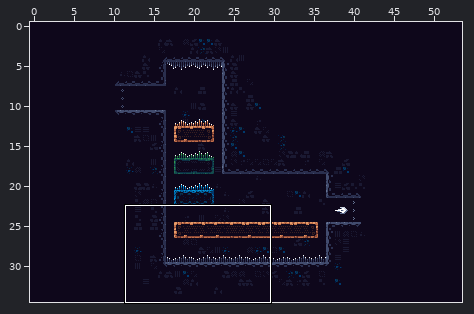
Level history. Tiled map: World/src/main/resources/map/level2.tmx. Above, an overview of the earlier version with the close-up marked.
Close-up. Before the edit:
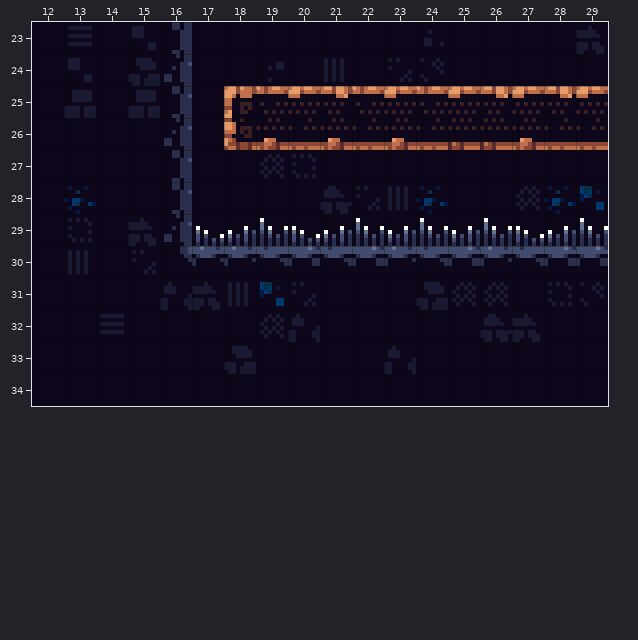
Cells are 8x8 px. Shown: x 12..29, y 23..34. The commit also changed other parts of the map, which this record leaves out.
New version:
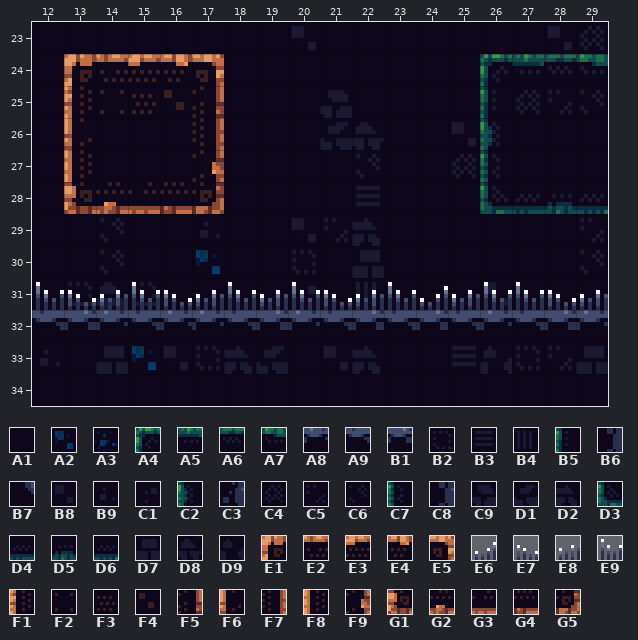
Key: from "test": A1 166, A2 189, A3 190, A4 193, A5 194, A6 195, A7 196, A8 202, A9 203, B1 204, B2 213, B3 214, B4 215, B5 217, B6 229, B7 231, B8 237, B9 238, C1 239, C2 241, C3 253, C4 261, C5 262, C6 263, C7 265, C8 277, C9 285, D1 286, D2 287, D3 289, D4 290, D5 291, D6 292, D7 309, D8 310, D9 311, E1 369, E2 370, E3 371, E4 372, E5 373, E6 379, E7 380, E8 381, E9 382, F1 393, F2 394, F3 395, F4 396, F5 397, F6 417, F7 421, F8 441, F9 445, G1 465, G2 466, G3 467, G4 468, G5 469.
__ is an empty cell, ## one hidden under a higher layer, .. an unchanged one.
Edits made:
--- layer "level0_background"
@@ x 12..29 @@
-23 .. B3 .. B8 .. .. .. .. A1 .. .. .. B9 .. .. .. A1 D2
-24 .. B8 .. C9 .. .. .. C1 .. B4 .. C5 C6 .. .. A1 A1 ..
-25 .. D7 .. D7 .. A1 .. ## ## ## ## ## .. ## .. .. .. ..
-26 .. .. .. .. .. A1 .. .. .. ## ## .. .. ## .. .. .. ..
-27 .. .. .. .. .. A1 .. C4 B2 .. A1 .. .. A1 .. .. .. ..
-28 .. A3 .. .. .. A1 .. .. .. D8 C5 B4 A3 .. .. C4 A3 A2
-29 .. B2 A1 D2 .. A1 .. .. A1 A1 A1 .. .. .. .. .. .. A1
-30 .. B4 A1 C5 .. ## .. .. ## .. ## .. .. .. .. .. .. ##
-31 .. A1 A1 A1 D9 D2 B4 A2 C5 .. A1 .. C9 C4 C4 .. B2 C6
-32 .. .. B3 .. .. .. .. C4 D9 .. A1 .. .. .. D8 D2 A1 A1
-33 A1 .. A1 A1 A1 A1 C9 A1 .. A1 A1 D9 .. A1 A1 A1 A1 A1
+23 .. A1 .. A1 .. .. .. .. B8 .. .. .. A1 .. .. .. B8 C4
+24 .. ## .. ## .. .. .. A1 .. A1 .. A1 A1 .. .. ## ## ..
+25 .. ## .. ## .. ## .. A1 A1 C9 A1 A1 .. A1 .. .. .. ..
+26 .. .. .. .. .. ## .. .. .. D1 D8 .. .. B8 .. .. .. ..
+27 .. .. .. .. .. ## .. A1 A1 .. C6 .. .. C4 .. .. .. ..
+28 .. ## .. .. .. ## .. .. .. A1 B3 A1 A1 .. .. ## ## ##
+29 .. A1 C6 A1 .. B9 .. .. B8 C5 D2 .. .. .. .. .. .. C5
+30 .. A1 C6 A1 .. A2 .. .. B2 .. D7 .. .. .. .. .. .. C6
+31 .. B2 D8 B2 A1 A1 A1 A1 C1 .. B4 .. A1 A1 B8 .. A1 A1
+32 .. .. ## .. .. .. .. ## ## .. ## .. .. .. ## ## ## ##
+33 B9 .. D7 A2 B8 B2 D2 D1 .. B8 D2 A1 .. B3 D9 B2 C5 D7
--- layer "level0_map"
@@ x 12..29 @@
-23 .. .. .. .. B6 .. .. .. .. .. .. .. .. .. .. .. .. ..
-24 .. __ __ __ C3 __ .. .. .. .. .. .. .. .. __ __ __ __
-25 .. __ __ __ C8 __ E1 E2 E3 E4 E2 E3 E2 E3 E4 E3 E4 E3
-26 .. __ .. .. C3 __ G1 G2 G3 G2 G3 G2 G3 G4 G4 G2 G3 G3
-27 .. __ .. .. C8 __ .. .. .. .. .. .. .. .. __ .. .. ..
-28 .. __ __ __ C8 __ .. .. .. .. .. .. .. .. __ __ __ __
-29 .. .. .. .. C3 E7 E8 E9 E7 E8 E9 E8 E9 E8 E9 E7 E8 E9
-30 .. .. .. .. B7 A8 A8 A9 B1 A9 B1 A8 A9 B1 A8 A9 B1 B1
-31 __ __ __ __ __ __ __ __ __ __ __ __ __ __ __ __ __ __
-32 __ __ __ __ __ __ __ __ __ __ __ __ __ __ __ __ __ __
+23 .. .. .. .. __ .. .. .. .. .. .. .. .. .. .. .. .. ..
+24 .. E1 E2 E3 E4 E5 .. .. .. .. .. .. .. .. A4 A5 A6 A7
+25 .. F1 F2 F3 F4 F5 __ __ __ __ __ __ __ __ B5 C4 C5 C6
+26 .. F6 .. .. A1 F7 __ __ __ __ __ __ __ __ C2 A1 A1 A1
+27 .. F8 .. .. A1 F9 .. .. .. .. .. .. .. .. C7 .. .. ..
+28 .. G1 G2 G3 G4 G5 .. .. .. .. .. .. .. .. D3 D4 D5 D6
+29 .. .. .. .. __ __ __ __ __ __ __ __ __ __ __ __ __ __
+30 .. .. .. .. __ __ __ __ __ __ __ __ __ __ __ __ __ __
+31 E9 E7 E8 E9 E7 E8 E9 E8 E9 E7 E8 E9 E6 E8 E9 E9 E7 E8
+32 A9 B1 A8 A9 A8 A8 A9 B1 A8 A9 B1 A9 B1 A9 A8 A9 B1 A8
